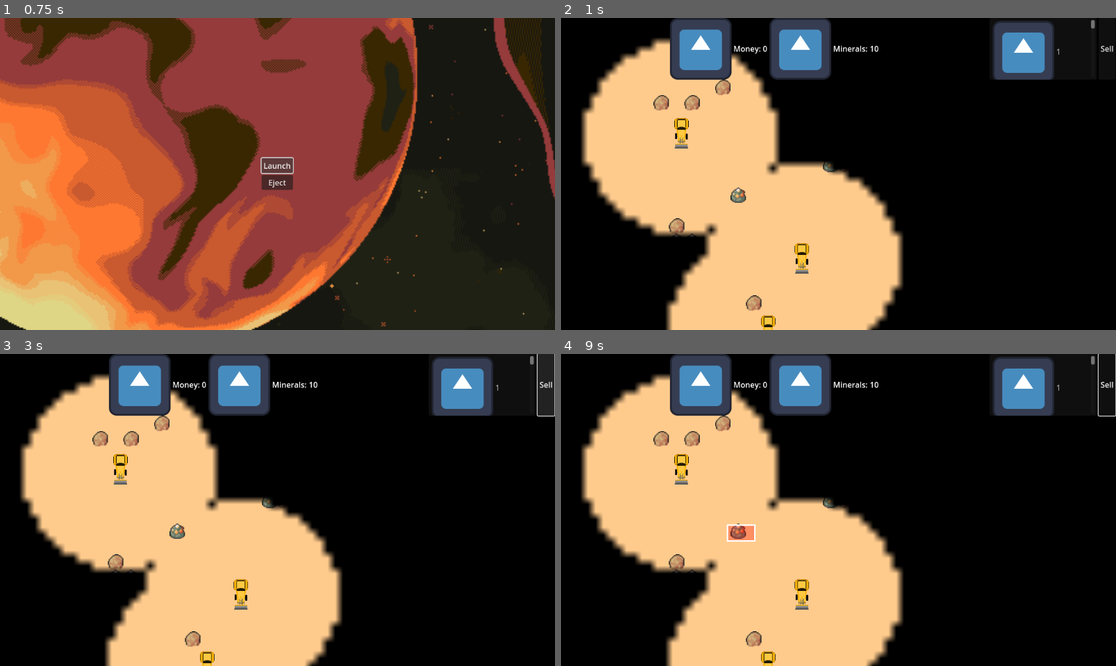
Above: before the commit, frames 1-4 (two rows, left to right).
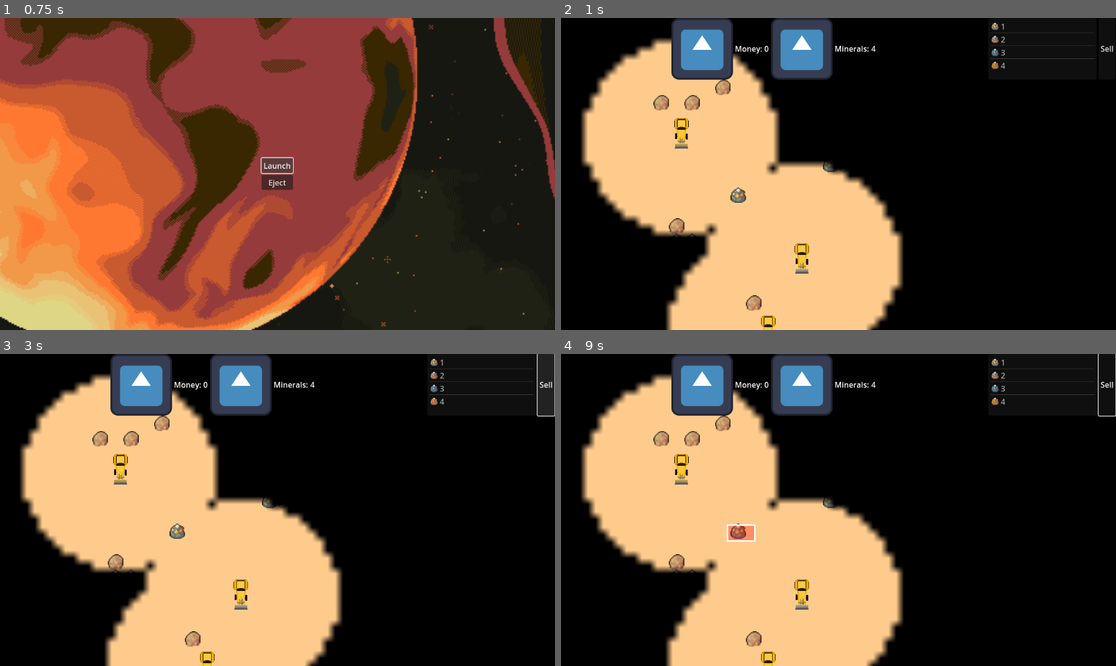
Above: after the commit, the same moments.

Repository: mwheatcs/lithosphere.io
Game: Godot game, scene res://scenes/menu.tscn
Two runs of this game, one before a commit and one after it. Both use one fixed random seed, a clock stepped at 60 frames per second and the inputs below. The engine's default icon, where the game draws it, is replaced by a stand-in: a white triangle on a blue panel in a dark square.
Inputs (mouse positions are in pixels of both pictures, inside the frame that each line leads up to):
- Up to frame 1 (0.75 s): click "Launch" at 0.5 s
- Up to frame 2 (1 s): no input
- Up to frame 3 (3 s): click (138, 385) at 1.27 s; click (238, 385) at 2.02 s; click "Sell" at 2.75 s
- Up to frame 4 (9 s): click (699, 385) at 3.52 s; click (799, 385) at 4.27 s; click "Sell" at 5 s; click (699, 385) at 5.77 s; click (799, 385) at 6.52 s; click "Sell" at 7.25 s; tap Enter at 8 s; move the mouse to (960, 494) at 8.02 s; hold Shift 8.03-8.75 s; click (960, 494) at 8.17 s; tap Space at 8.75 s; drag from (727, 525) to (810, 572) at 8.77 s

Frame 1 is identical in both runs. In frame 2, 2.9% of the frame differs, in the area x 19-97%, y 0-20%; in frame 3, 2.9%; in frame 4, 2.9%.

Commit message:
ore png inventory

Diff:
--- a/inventory/inventory_controller.gd
+++ b/inventory/inventory_controller.gd
@@ -22,10 +22,22 @@
 
 func _ready() -> void:
 	# TODO remove placeholders and add diff mineral item types
+	var ore_coords = [
+		Vector2i(4, 14),  # Ore type 1
+		Vector2i(4, 15),  # Ore type 2
+		Vector2i(4, 16),  # Ore type 3
+		Vector2i(4, 17)   # Ore type 4
+	]
+	var tile_size = Vector2(16, 16)
+	var tileset_path = "res://assets/TileSetNature.png"
+
 	for i in range(1, inventory_size+1):
-		add_item(str(i), placeholder_icon)
+		var ore_index = (i - 1) % ore_coords.size()
+		var ore_atlas_coords = ore_coords[ore_index]
+		var icon = Item.get_ore_atlas_texture(ore_atlas_coords, tile_size, tileset_path)
+		add_item(str(i), icon)
 		var temp_item = Item.new()
-		temp_item.icon = placeholder_icon
+		temp_item.icon = icon
 		temp_item.count = i
 		temp_item.price = i
 		items.append(temp_item)
--- a/inventory/item.gd
+++ b/inventory/item.gd
@@ -29,3 +29,12 @@
 
 func get_sell_price():
 	return price * count
+
+static func get_ore_atlas_texture(tile_coords: Vector2i, tile_size: Vector2, tileset_path: String) -> AtlasTexture:
+	var tileset_texture: Texture2D = load(tileset_path)
+	var atlas_tex = AtlasTexture.new()
+	atlas_tex.atlas = tileset_texture
+	# Calculate the region: Multiply tile_coords by tile_size to get the top-left pixel,
+	# then use tile_size as the region size.
+	atlas_tex.region = Rect2(Vector2(tile_coords) * tile_size, tile_size)
+	return atlas_tex
--- a/scenes/display.tscn
+++ b/scenes/display.tscn
@@ -58,6 +58,7 @@
 layout_mode = 2
 size_flags_horizontal = 3
 script = ExtResource("2_52sky")
+inventory_size = 4
 placeholder_icon = ExtResource("1_wy1qo")
 stats = NodePath("../Stats")
 
--- a/scenes/menu.tscn
+++ b/scenes/menu.tscn
@@ -36,6 +36,7 @@
 [node name="Node2D" type="Node2D" parent="."]
 
 [node name="TextureRect" type="TextureRect" parent="."]
+layout_mode = 0
 offset_left = -1395.0
 offset_top = -781.0
 offset_right = 1165.0
